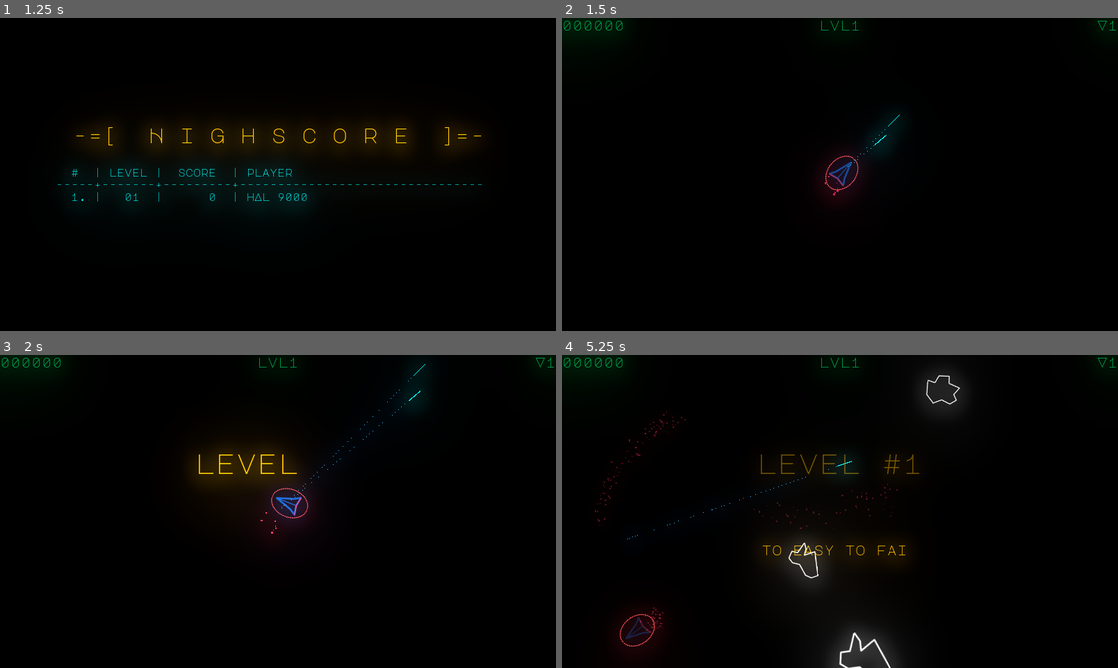
Above: before the commit, frames 1-4 (two rows, left to right).
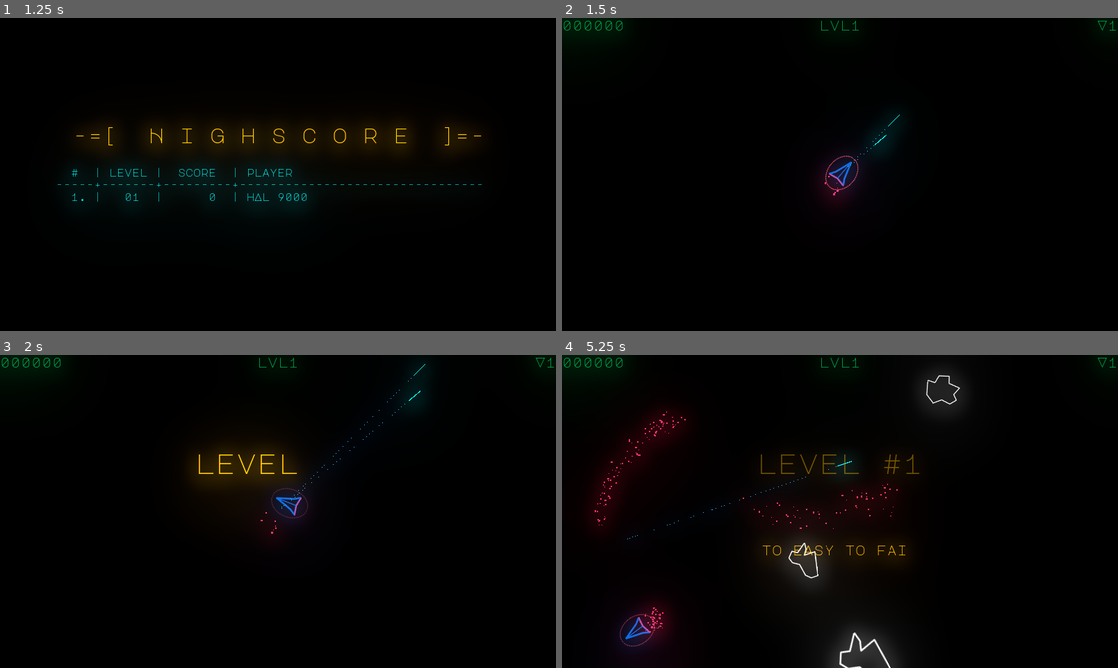
Above: after the commit, the same moments.

Repository: liske/Planetoids
Game: Godot game, scene res://scenes/Space.tscn
The game is run twice, just before and just after one commit, with the same random seed, the same clock (stepped at 60 frames per second) and the same inputs.
Inputs:
- Up to frame 1 (1.25 s): tap Enter at 0.5 s; hold Right (rotate_right) from 0.53 s (still down); hold W (boost) from 0.53 s (still down)
- Up to frame 2 (1.5 s): tap Space (shoot) at 1.25, 1.35 s; release Right (rotate_right) at 1.28 s; release W (boost) at 1.28 s; hold Left (rotate_left) from 1.28 s (still down)
- Up to frame 3 (2 s): keep holding Left (rotate_left)
- Up to frame 4 (5.25 s): release Left (rotate_left) at 2.03 s; hold W (boost) 2.03-2.78 s; hold Right (rotate_right) 2.03-3.53 s; tap Space (shoot) at 2.85, 4.35 s; hold W (boost) 3.53-4.28 s; hold Left (rotate_left) from 3.53 s (still down); hold W (boost) from 5.03 s (still down)

Frame 1 is identical in both runs. In frame 2, 0.1% of the frame differs, in the area x 47-54%, y 44-57%; in frame 3, less than 0.1%; in frame 4, 2.5%, in the area x 5-61%, y 18-94%.

Commit message:
Modulate supershield not ship after spawn.

Diff:
--- a/objects/ship/Ship.tscn
+++ b/objects/ship/Ship.tscn
@@ -18,10 +18,22 @@
 tracks/0/imported = false
 tracks/0/enabled = true
 tracks/0/keys = {
-"times": PoolRealArray( 0, 1, 2, 3, 4, 5 ),
-"transitions": PoolRealArray( 0.25, 4, 0.25, 4, 0.25, 4 ),
+"times": PoolRealArray( 0 ),
+"transitions": PoolRealArray( 1 ),
 "update": 0,
-"values": [ Color( 1, 1, 1, 0 ), Color( 1, 1, 1, 1 ), Color( 1, 1, 1, 0.25098 ), Color( 1, 1, 1, 1 ), Color( 1, 1, 1, 0.25098 ), Color( 1, 1, 1, 1 ) ]
+"values": [ Color( 1, 1, 1, 1 ) ]
+}
+tracks/1/type = "value"
+tracks/1/path = NodePath("SuperShieldSprite:modulate")
+tracks/1/interp = 1
+tracks/1/loop_wrap = true
+tracks/1/imported = false
+tracks/1/enabled = true
+tracks/1/keys = {
+"times": PoolRealArray( 0, 1, 1.8, 2.6, 3.2, 3.8, 4.2, 4.6, 4.8, 5 ),
+"transitions": PoolRealArray( 1, 1, 1, 1, 1, 1, 1, 1, 1, 1 ),
+"update": 0,
+"values": [ Color( 1, 1, 1, 1 ), Color( 1, 1, 1, 0 ), Color( 1, 1, 1, 1 ), Color( 1, 1, 1, 0 ), Color( 1, 1, 1, 1 ), Color( 1, 1, 1, 0 ), Color( 1, 1, 1, 1 ), Color( 1, 1, 1, 0 ), Color( 1, 1, 1, 1 ), Color( 1, 1, 1, 0 ) ]
 }
 
 [sub_resource type="CapsuleShape2D" id=3]
@@ -38,7 +50,7 @@
 script = ExtResource( 2 )
 
 [node name="Sprite" type="Sprite" parent="."]
-modulate = Color( 1, 1, 1, 0.945545 )
+modulate = Color( 1, 1, 1, 0 )
 texture = ExtResource( 1 )
 
 [node name="CPUParticles2D" type="CPUParticles2D" parent="Sprite"]
